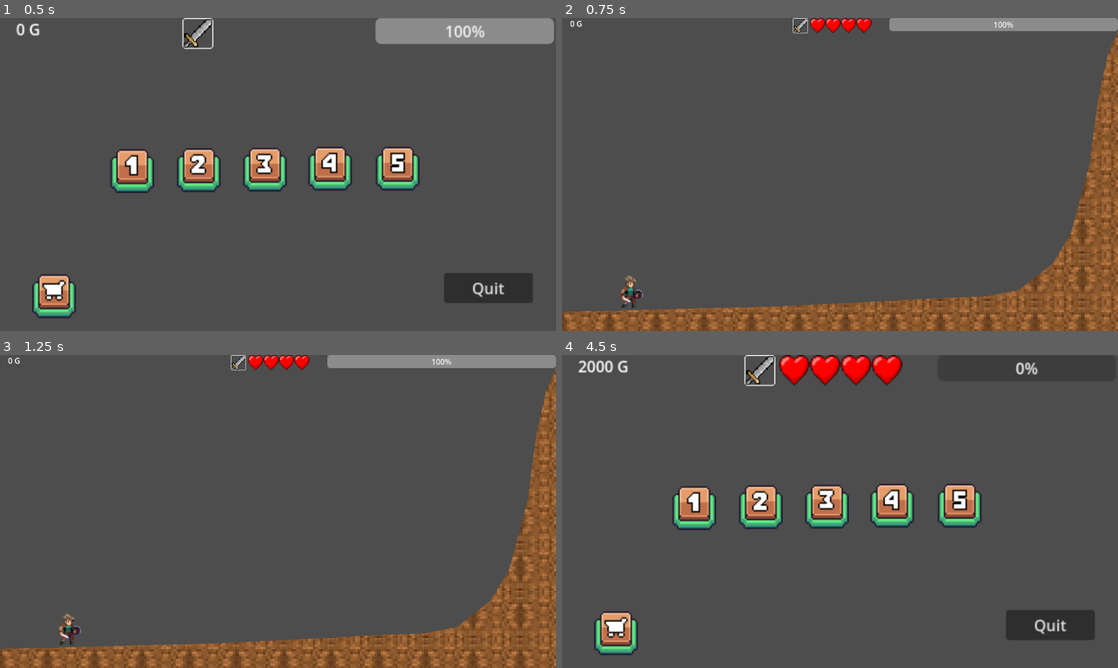
Above: before the commit, frames 1-4 (two rows, left to right).
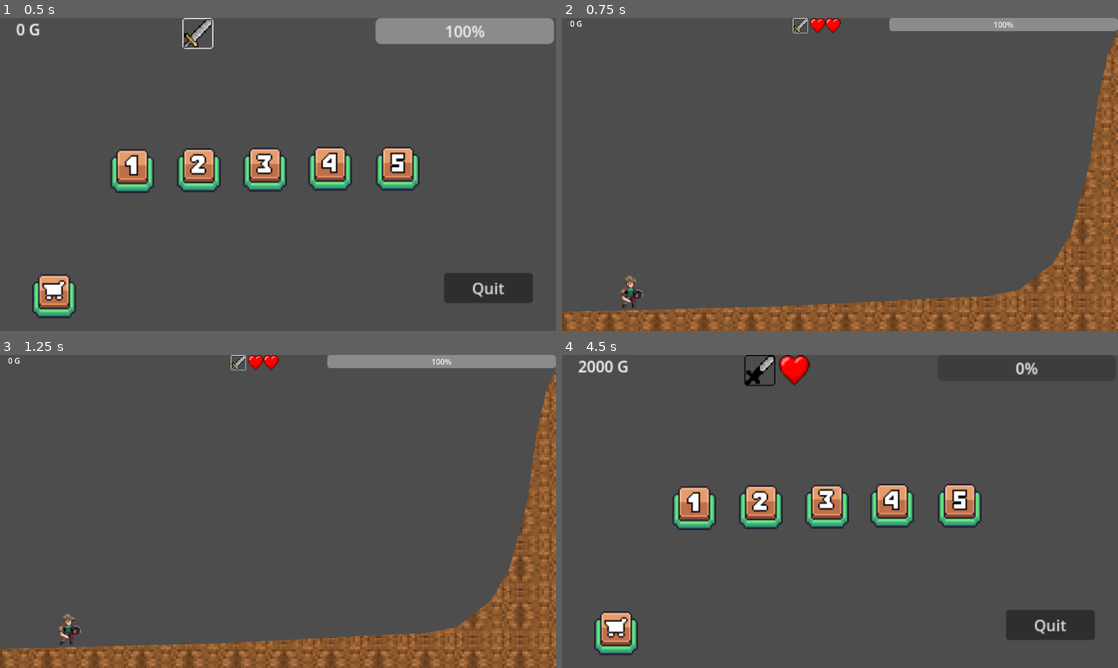
Above: after the commit, the same moments.

Repository: angelator312/Godot-BarrelOfJumps
Game: Godot game, scene res://main.tscn
Same seed, same stepped clock (60 frames per second), same inputs: the game is played once before the commit and once after it.
Inputs (mouse positions are in pixels of both pictures, inside the frame that each line leads up to):
- Up to frame 1 (0.5 s): no input
- Up to frame 2 (0.75 s): click (695, 171) at 0.5 s
- Up to frame 3 (1.25 s): no input
- Up to frame 4 (4.5 s): hold X 1.28-2.03 s; hold Right (ui_right) 1.28-2.78 s; tap X at 2.1, 3.6 s; hold Left (ui_left) 2.78-3.53 s; hold X 2.78-3.53 s; hold Right (ui_right) 3.53-4.25 s; click (840, 517) at 4.25 s

Frame 1 is identical in both runs. In frame 2, 0.2% of the frame differs, in the area x 50-56%, y 0-5%; in frame 3, 0.2%; in frame 4, 1.3%, in the area x 32-62%, y 0-10%.

Commit message:
fixed initialize variables

Diff:
--- a/player_variables.gd
+++ b/player_variables.gd
@@ -1,25 +1,24 @@
 extends Node
 
 # For level 1
-#var maxJumps=1
-#var startLives=2
-#var defaultTimeToSword=5
-#var plusJump=0
-#
-#
+var maxJumps=1
+var startLives=2
+var defaultTimeToSword=5
+var plusJump=0
+
 ## For level 2
 #var maxJumps=3
 #var startLives=4
 #var defaultTimeToSword=5
 #var plusJump=0
 
-# For level 3
-var maxJumps=3
-var startLives=4
-var defaultTimeToSword=1
-var plusJump=0
+## For level 3
+#var maxJumps=3
+#var startLives=4
+#var defaultTimeToSword=3
+#var plusJump=0
 
-## For level 3
+## For level 4
 #var maxJumps=3
 #var startLives=4
 #var defaultTimeToSword=1.5
